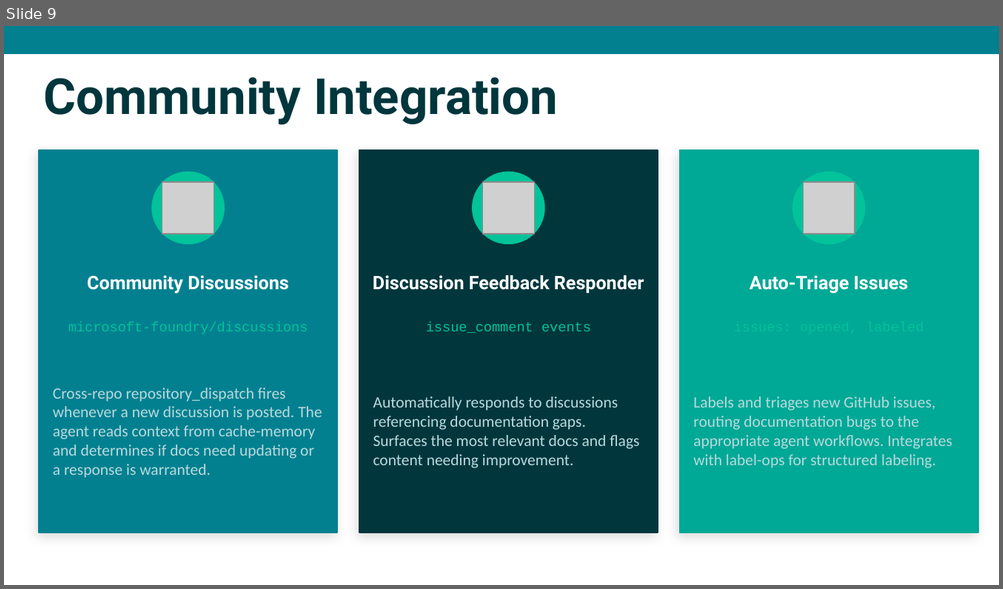
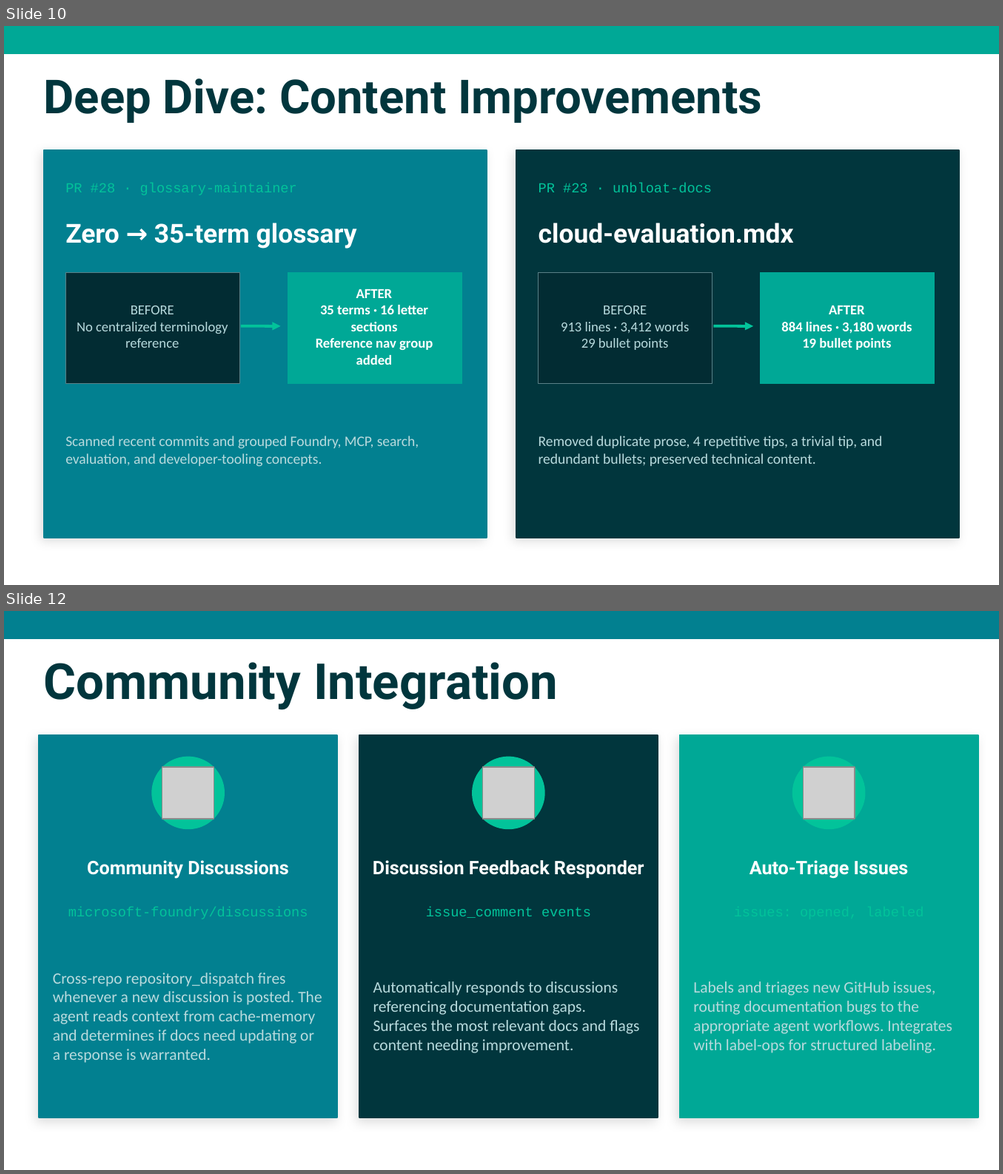
Before and after one commit to nicholasdbrady/foundry-docs, a slide deck: slides/foundry-docs-overview.pptx. Shown one above the other, each under a label of ours: slide 9 before the commit, slides 10 and 12 after it; the slides between them are not shown. The pictures are 1003x589 and 1003x1174 pixels, drawn with LibreOffice and Linux fonts; fonts in the diff are those of the drawing; grey boxes stand for pictures. Boxes give left, top, right and bottom in pixels: in the first picture for what was removed or moved away, otherwise in the second. Text is boxed around its words. In the diff, an @@ line names an element or a change of style, - is before the commit and + after.

```diff
--- a/slides/foundry-docs-overview.pptx
+++ b/slides/foundry-docs-overview.pptx
@@ slide 10 added at box(4, 26, 999, 585), background #FFFFFF @@
@@ rectangle added at box(4, 26, 999, 54), fill #00A896, outline #00A896 1 pt @@
@@ text added at box(44, 79, 762, 123), 34 pt, text #01363D, bold @@
+Deep Dive: Content Improvements
@@ rectangle added at box(44, 150, 486, 538), fill #028090, outline #028090 1 pt @@
@@ rectangle added at box(516, 150, 959, 538), fill #01363D, outline #01363D 1 pt @@
@@ text added at box(65, 183, 297, 195), 10 pt, text #02C39A @@
+PR #28 · glossary-maintainer
@@ text added at box(538, 183, 711, 192), 10 pt, text #02C39A @@
+PR #23 · unbloat-docs
@@ text added at box(65, 223, 357, 249), 19 pt, text #FFFFFF, bold @@
+Zero → 35-term glossary
@@ text added at box(538, 223, 794, 244), 19 pt, text #FFFFFF, bold @@
+cloud-evaluation.mdx
@@ rectangle added at box(65, 272, 240, 384), fill #022C33, outline #5A8087 0.5 pt @@
@@ rectangle added at box(287, 272, 461, 384), fill #00A896, outline #00A896 0.5 pt @@
@@ text added at box(316, 289, 432, 365), 10 pt, text #FFFFFF, bold @@
+AFTER
+35 terms · 16 letter sections
+Reference nav group added
@@ rectangle added at box(538, 272, 712, 384), fill #022C33, outline #5A8087 0.5 pt @@
@@ rectangle added at box(760, 272, 934, 384), fill #00A896, outline #00A896 0.5 pt @@
@@ text added at box(77, 306, 228, 348), 10 pt, text #B8DADD @@
+BEFORE
+No centralized terminology reference
@@ text added at box(560, 306, 688, 350), 10 pt, text #B8DADD @@
+BEFORE
+913 lines · 3,412 words
+29 bullet points
@@ text added at box(781, 306, 912, 350), 10 pt, text #FFFFFF, bold @@
+AFTER
+884 lines · 3,180 words
+19 bullet points
@@ arrow added from (241, 326) to (281, 326), #02C39A 2 pt @@
@@ arrow added from (713, 326) to (753, 326), #02C39A 2 pt @@
@@ text added at box(65, 436, 418, 467), 10.5 pt, text #B8DADD @@
+Scanned recent commits and grouped Foundry, MCP, search, evaluation, and developer-tooling concepts.
@@ text added at box(538, 436, 882, 466), 10.5 pt, text #B8DADD @@
+Removed duplicate prose, 4 repetitive tips, a trivial tip, and redundant bullets; preserved technical content.
@@ what was slide 9 is now slide 12 @@
```
Also in this commit, not shown: 9 slides changed, 3 other slides added, 1 slide removed, 1 other file.
